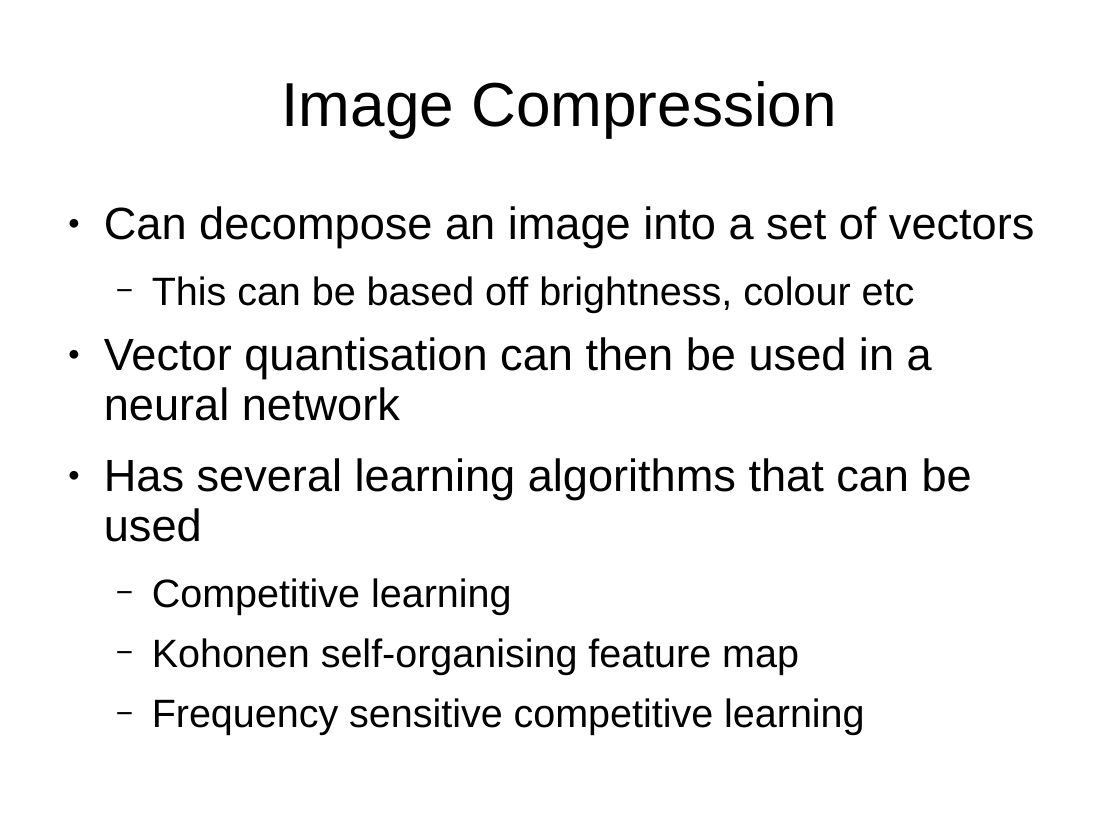
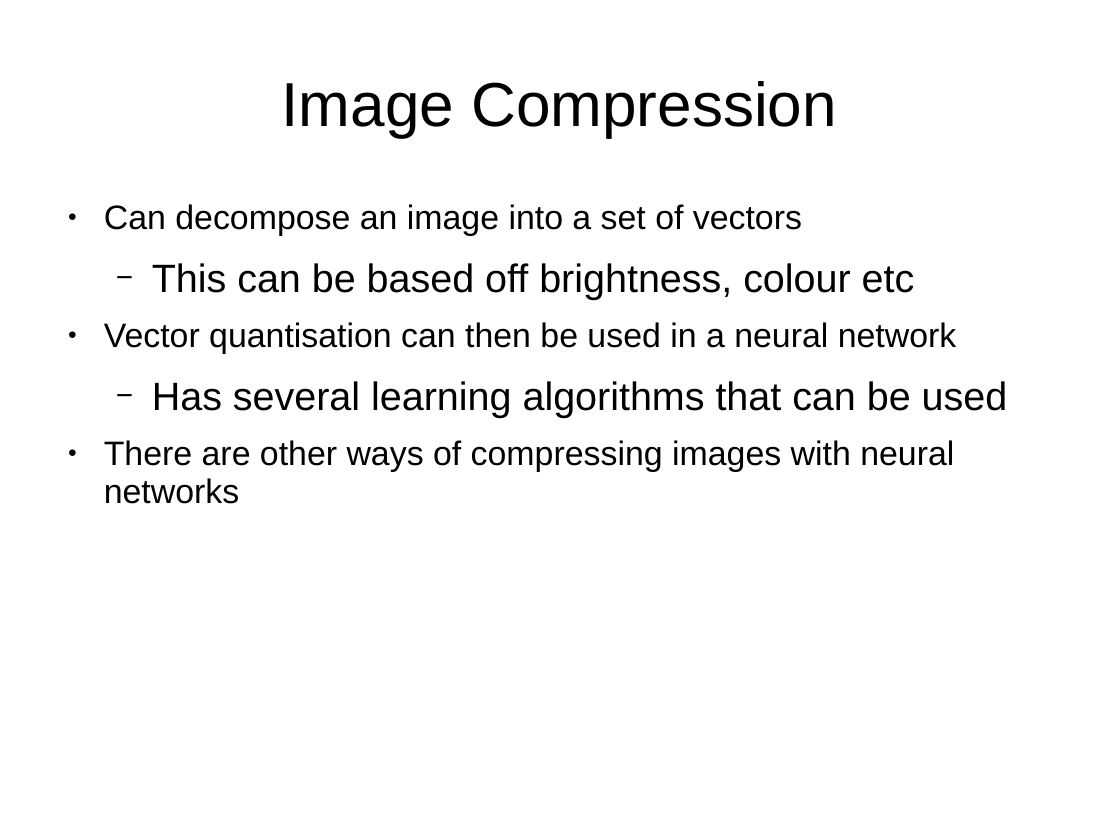
Before and after one commit to JaimeLennox/topicspresentation, a slide deck: slide 4 of presentation_applications.ppt. Drawn at 1120x840 pixels with LibreOffice and Linux fonts; fonts in the diff are those of the drawing. Boxes give left, top, right and bottom in pixels: in the first picture for what was removed or moved away, otherwise in the second. Text is boxed around its words. In the diff, an @@ line names an element or a change of style, - is before the commit and + after.

```diff
--- a/presentation_applications.ppt
+++ b/presentation_applications.ppt
@@ text at box(104, 204, 1008, 417): size 32 to 24 pt in "Can decompose an image into a set ...", "Vector quantisation can then be used in ..."; size 32 to 28 pt in "Has several learning algorithms that can be ..."; bullet ● to −; list level 1 to 2 in "Has several learning algorithms that ..." @@
@@ text at box(104, 440, 954, 504): text changed; size 28 to 24 pt @@
-  − Competitive learning
-  − Kohonen self-organising feature map
-  − Frequency sensitive competitive learning
+● There are other ways of compressing images with neural networks
```
Also in this commit, not shown: 4 other slides changed, 1 other file.
